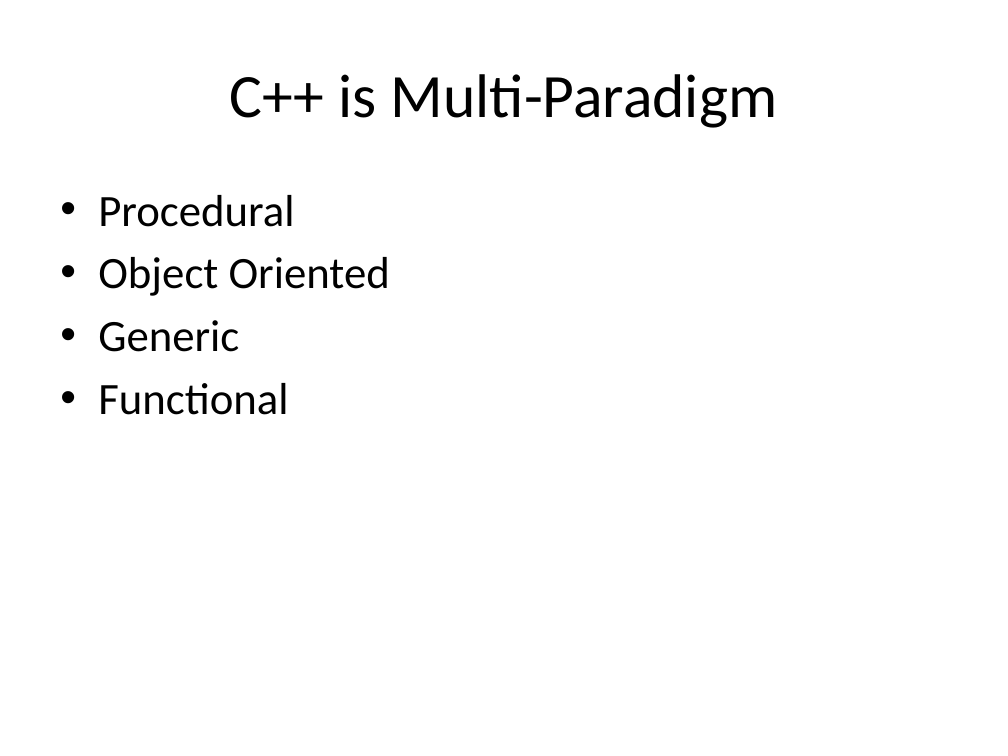
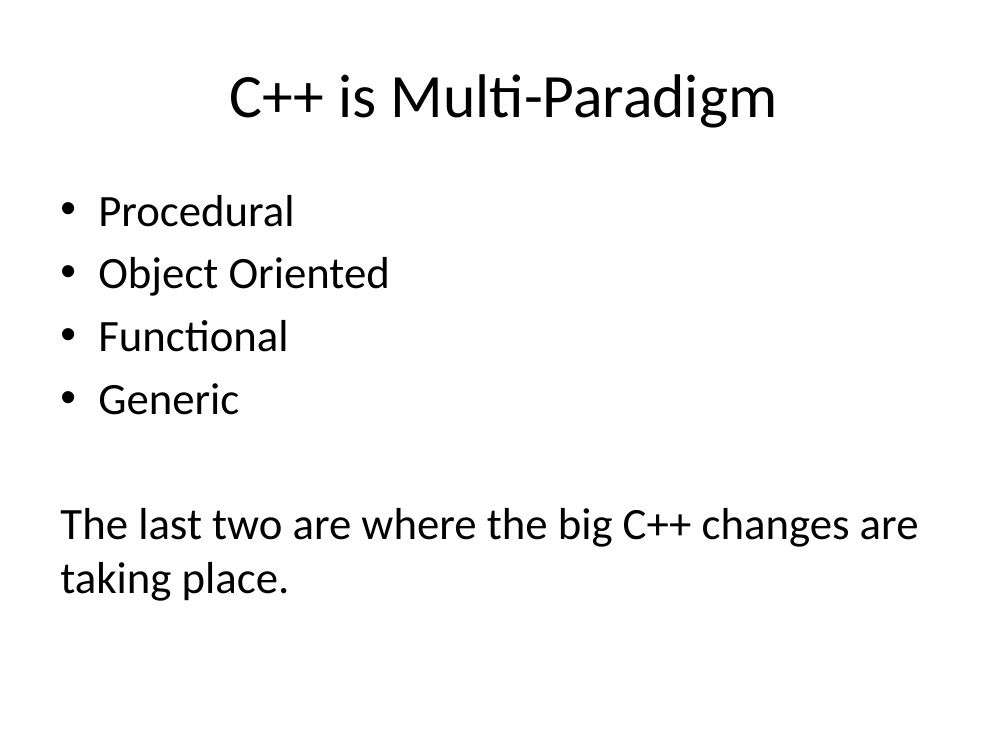
Before and after one commit to fellmad/FunWithCpp11, a slide deck: slide 19 of doc/Fun_with_C++11.pptx (slide 16 before the commit). Drawn at 1008x756 pixels with LibreOffice and Linux fonts; fonts in the diff are those of the drawing. Boxes give left, top, right and bottom in pixels: in the first picture for what was removed or moved away, otherwise in the second. Text is boxed around its words. In the diff, an @@ line names an element or a change of style, - is before the commit and + after.

```diff
--- a/doc/Fun_with_C++11.pptx
+++ b/doc/Fun_with_C++11.pptx
@@ text at <box>98,320,288,352</box>: paragraph added @@
+• Functional
@@ text at <box>60,508,919,601</box>: text changed @@
-• Functional
+The last two are where the big C++ changes are taking place.
```
Also in this commit, not shown: 18 other slides changed, 6 slides added, 1 slide removed.
